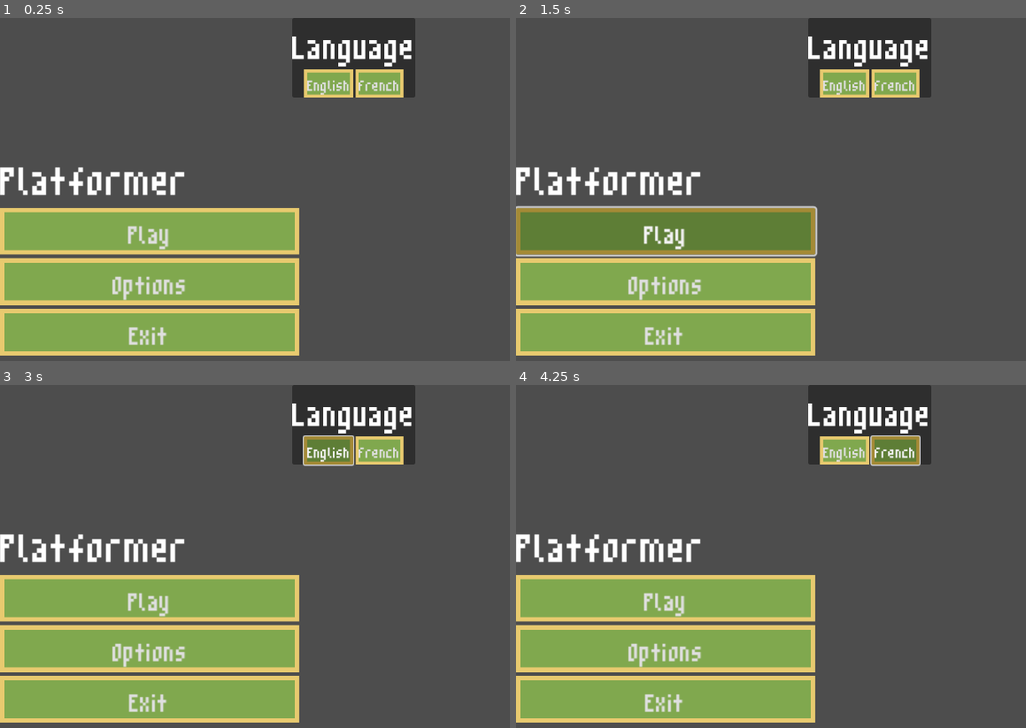
Above: before the commit, frames 1-4 (two rows, left to right).
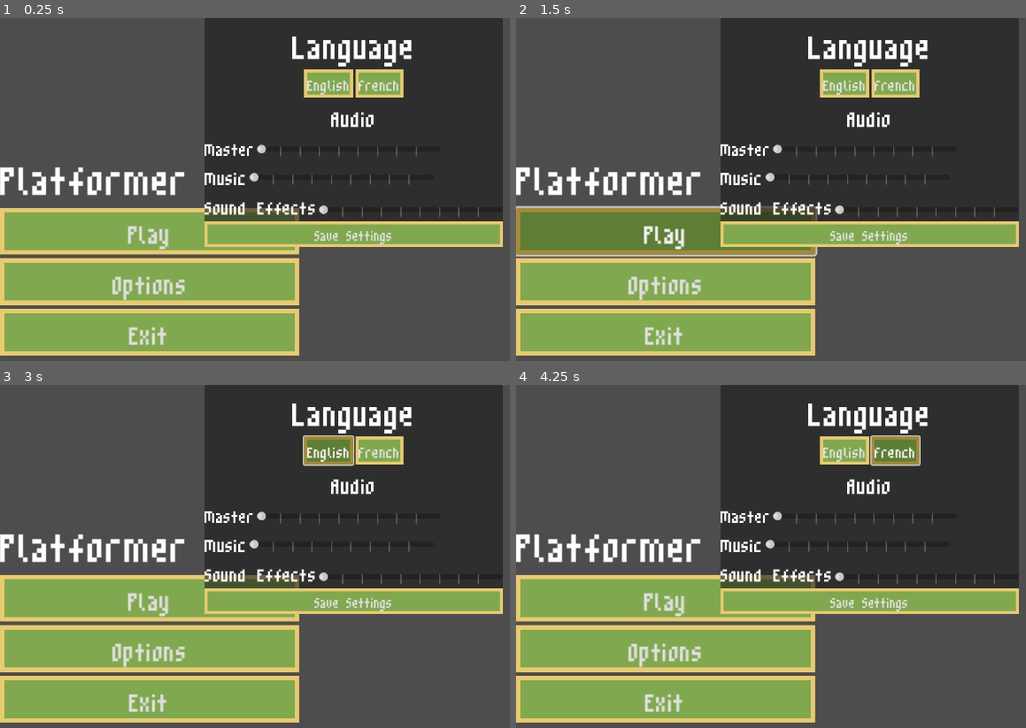
Above: after the commit, the same moments.

Repository: Sam-Gaudet/GameDevProject
Game: Godot game, scene res://Scenes/AlexisScenesAndScripts/main_menu.tscn
The game is run twice, just before and just after one commit, with the same random seed, the same clock (stepped at 60 frames per second) and the same inputs. This scene is started directly instead of the project's main scene.
Inputs (mouse positions are in pixels of both pictures, inside the frame that each line leads up to):
- Up to frame 1 (0.25 s): no input
- Up to frame 2 (1.5 s): click (867, 234) at 0.5 s, where only the run after the commit has a clickable "Save Settings"; click "Play" at 1.25 s
- Up to frame 3 (3 s): click "Play" at 2 s; click "English" at 2.75 s
- Up to frame 4 (4.25 s): click "French" at 3.5 s

The runs differ from the first frame. In frame 1, 32% of the frame differs, in the area x 40-99%, y 0-67%; in frame 2, 33%; in frame 3, 32%; in frame 4, 32%.

Commit message:
Simple settings menu completed

Diff:
--- a/game-dev-project/Scenes/AlexisScenesAndScripts/main_menu.tscn
+++ b/game-dev-project/Scenes/AlexisScenesAndScripts/main_menu.tscn
@@ -36,6 +36,11 @@
 Button/styles/pressed = ExtResource("4_o5lx2")
 
 [sub_resource type="Theme" id="Theme_a0lgb"]
+Button/styles/hover = ExtResource("2_ro21a")
+Button/styles/normal = ExtResource("2_3ccvf")
+Button/styles/pressed = ExtResource("4_o5lx2")
+
+[sub_resource type="Theme" id="Theme_xjm5v"]
 Button/styles/hover = ExtResource("2_ro21a")
 Button/styles/normal = ExtResource("2_3ccvf")
 Button/styles/pressed = ExtResource("4_o5lx2")
@@ -102,9 +107,9 @@
 anchors_preset = 5
 anchor_left = 0.5
 anchor_right = 0.5
-offset_left = -20.0
-offset_right = 20.0
-offset_bottom = 40.0
+offset_left = -100.0
+offset_right = 100.0
+offset_bottom = 291.0
 grow_horizontal = 2
 size_flags_horizontal = 8
 size_flags_vertical = 0
@@ -118,6 +123,7 @@
 
 [node name="LanguageLabel" type="Label" parent="CanvasLayer/SettingsMarginContainer/VBoxContainer"]
 layout_mode = 2
+size_flags_horizontal = 4
 theme_override_font_sizes/font_size = 100
 text = "Language"
 
@@ -137,3 +143,61 @@
 theme = SubResource("Theme_a0lgb")
 theme_override_font_sizes/font_size = 45
 text = "French"
+
+[node name="Label" type="Label" parent="CanvasLayer/SettingsMarginContainer/VBoxContainer"]
+layout_mode = 2
+size_flags_horizontal = 4
+theme_override_font_sizes/font_size = 65
+text = "Audio"
+
+[node name="MasterHBoxContainer" type="HBoxContainer" parent="CanvasLayer/SettingsMarginContainer/VBoxContainer"]
+layout_mode = 2
+
+[node name="Label" type="Label" parent="CanvasLayer/SettingsMarginContainer/VBoxContainer/MasterHBoxContainer"]
+layout_mode = 2
+theme_override_font_sizes/font_size = 50
+text = "Master"
+
+[node name="HSlider" type="HSlider" parent="CanvasLayer/SettingsMarginContainer/VBoxContainer/MasterHBoxContainer"]
+custom_minimum_size = Vector2(300, 35)
+layout_mode = 2
+size_flags_vertical = 8
+rounded = true
+tick_count = 10
+
+[node name="MusicHBoxContainer2" type="HBoxContainer" parent="CanvasLayer/SettingsMarginContainer/VBoxContainer"]
+layout_mode = 2
+
+[node name="Label" type="Label" parent="CanvasLayer/SettingsMarginContainer/VBoxContainer/MusicHBoxContainer2"]
+layout_mode = 2
+theme_override_font_sizes/font_size = 55
+text = "Music"
+
+[node name="HSlider" type="HSlider" parent="CanvasLayer/SettingsMarginContainer/VBoxContainer/MusicHBoxContainer2"]
+custom_minimum_size = Vector2(300, 40)
+layout_mode = 2
+size_flags_vertical = 8
+rounded = true
+tick_count = 10
+
+[node name="sfxHBoxContainer3" type="HBoxContainer" parent="CanvasLayer/SettingsMarginContainer/VBoxContainer"]
+layout_mode = 2
+
+[node name="Label" type="Label" parent="CanvasLayer/SettingsMarginContainer/VBoxContainer/sfxHBoxContainer3"]
+layout_mode = 2
+theme_override_font_sizes/font_size = 55
+text = "Sound Effects"
+
+[node name="HSlider" type="HSlider" parent="CanvasLayer/SettingsMarginContainer/VBoxContainer/sfxHBoxContainer3"]
+custom_minimum_size = Vector2(300, 30)
+layout_mode = 2
+size_flags_vertical = 8
+rounded = true
+tick_count = 10
+
+[node name="SaveSettingsButton" type="Button" parent="CanvasLayer/SettingsMarginContainer/VBoxContainer"]
+layout_mode = 2
+theme = SubResource("Theme_xjm5v")
+theme_override_font_sizes/font_size = 40
+text = "Save Settings
+"
Not shown: 1 places in game-dev-project/Scenes/AlexisScenesAndScripts/main_menu.tscn that only renumber resources
